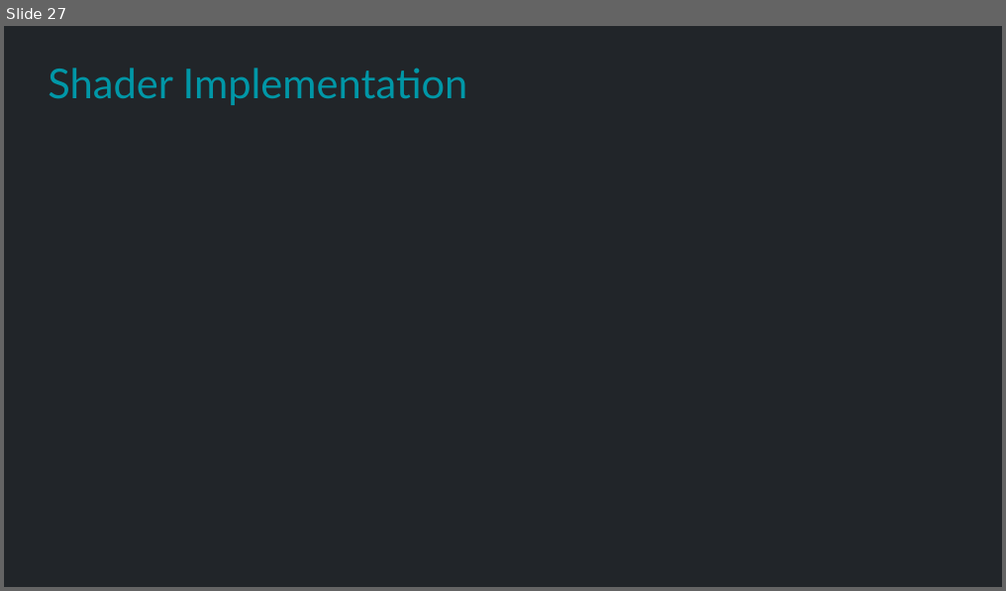
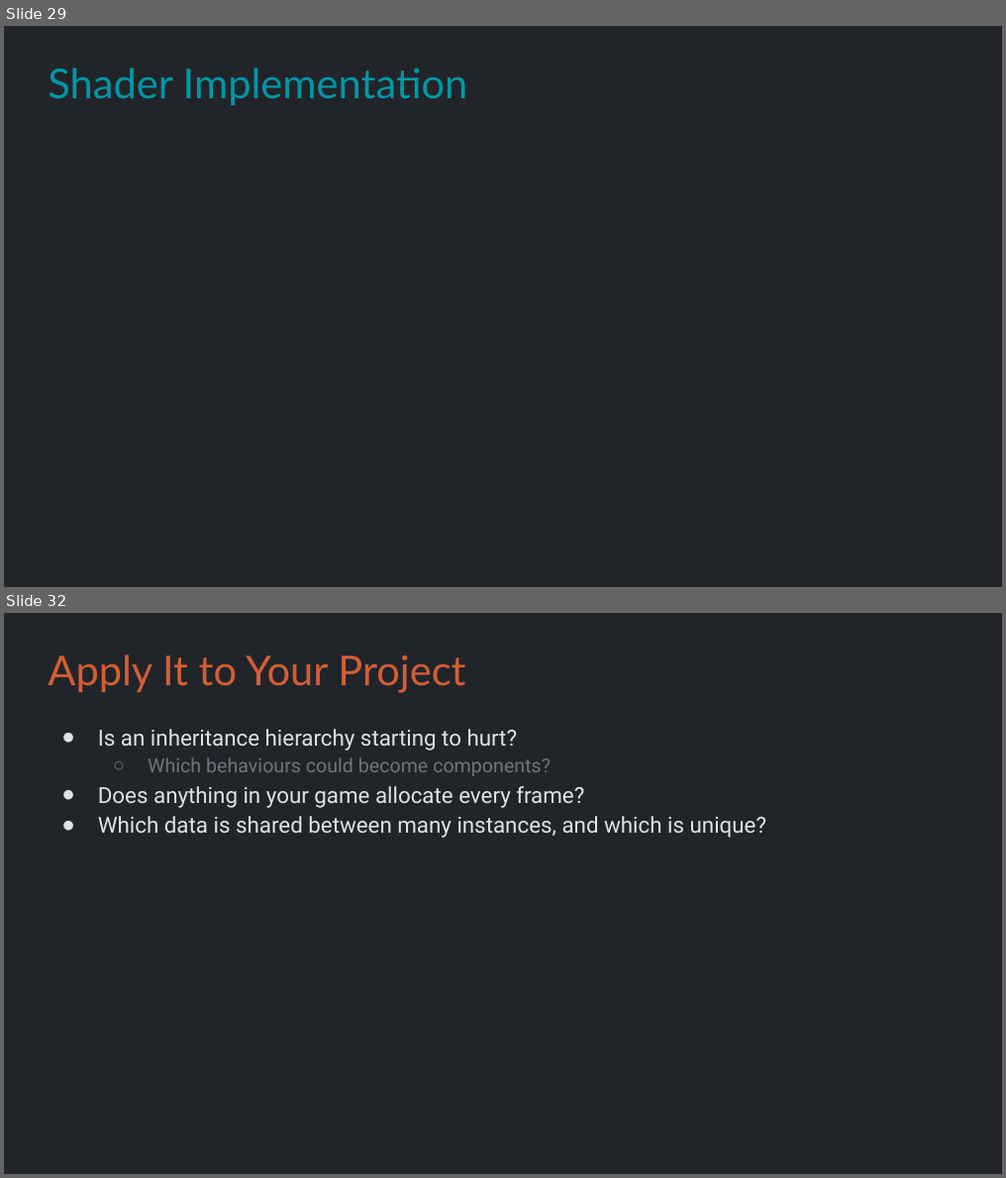
Before and after one commit to Metamate/gar, a slide deck: slides/09 Geometry Wars.pptx. Shown one above the other, each under a label of ours: slide 27 before the commit, slides 29 and 32 after it; the slides between them are not shown. The pictures are 1006x591 and 1006x1178 pixels, drawn with LibreOffice and Linux fonts; fonts in the diff are those of the drawing. Boxes give left, top, right and bottom in pixels: in the first picture for what was removed or moved away, otherwise in the second. Text is boxed around its words. In the diff, an @@ line names an element or a change of style, - is before the commit and + after.

```diff
--- a/slides/09 Geometry Wars.pptx
+++ b/slides/09 Geometry Wars.pptx
@@ slide 32 added at [4, 613, 1002, 1174], background #212529 @@
@@ title added at [48, 655, 465, 693], 29.7 pt, text #D45D35 @@
+Apply It to Your Project
@@ text added at [98, 729, 766, 838], 16 pt, text #DEE2E6 @@
+● Is an inheritance hierarchy starting to hurt?
+  ○ Which behaviours could become components?
+● Does anything in your game allocate every frame?
+● Which data is shared between many instances, and which is unique?
@@ what was slide 27 is now slide 29 @@
```
Also in this commit, not shown: 2 slides changed, 3 other slides added, 1 other file.
